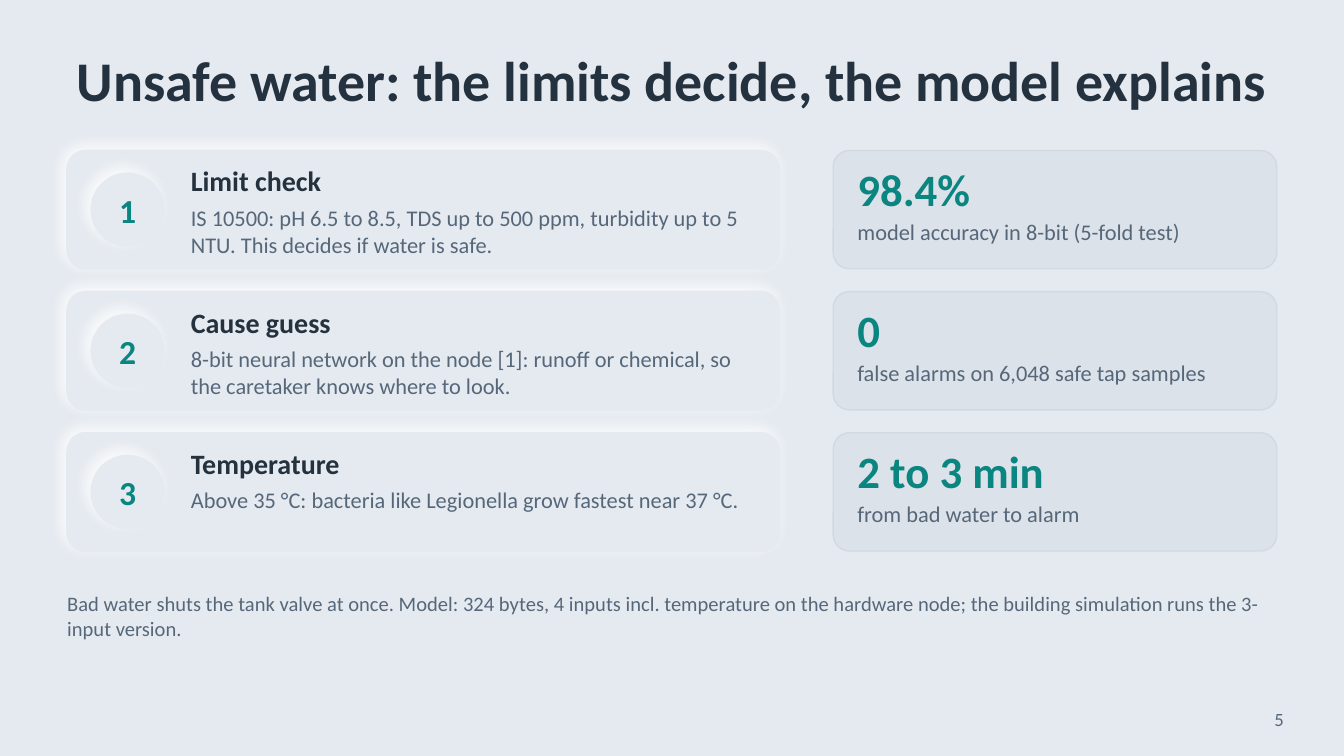
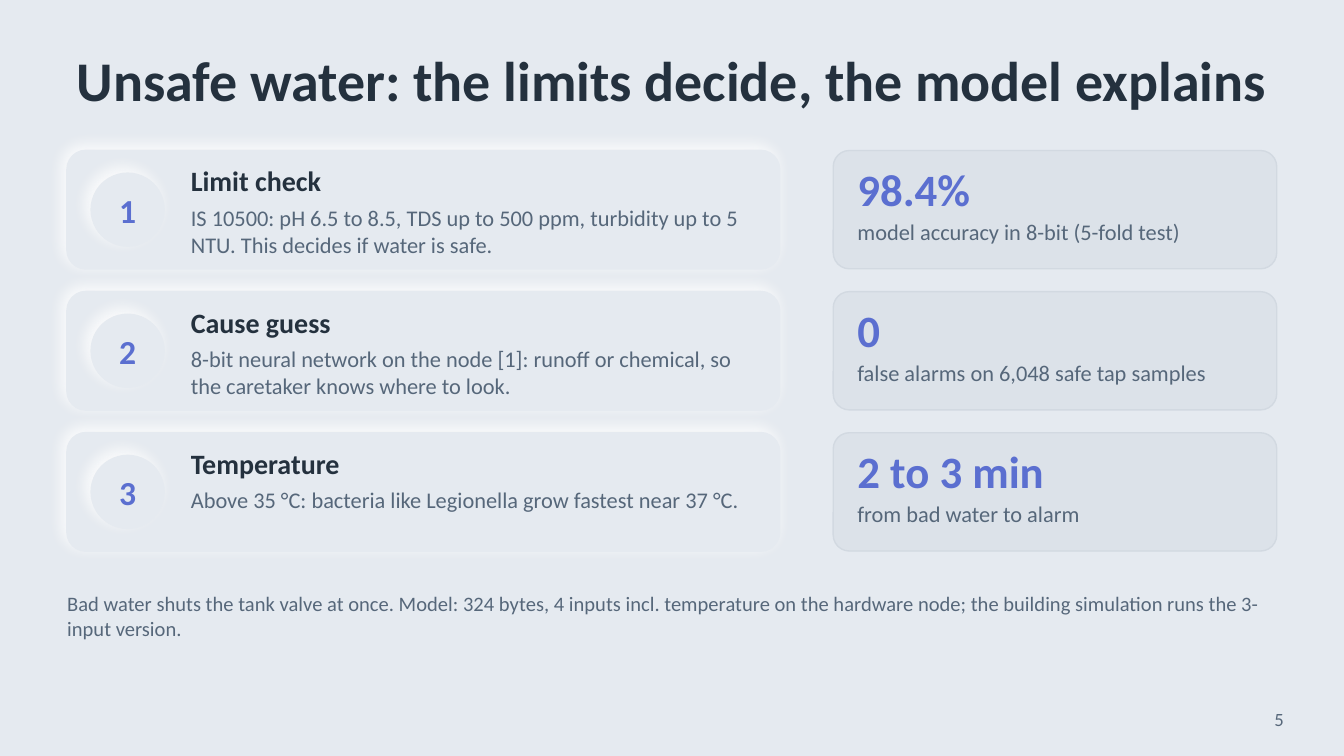
Before and after one commit to riyaa42/aqua_edge, a slide deck: slide 5 of presentation/final/aqua_edge_final.pptx. Drawn at 1344x756 pixels with LibreOffice and Linux fonts; fonts in the diff are those of the drawing. Boxes give left, top, right and bottom in pixels: in the first picture for what was removed or moved away, otherwise in the second. Text is boxed around its words. In the diff, an @@ line names an element or a change of style, - is before the commit and + after.

Commit message:
Final review deck: each topic has its own colour (unsafe water indigo, leaks teal, abnormal use amber, alarms coral); same deck added in neobrutalism style

```diff
--- a/presentation/final/aqua_edge_final.pptx
+++ b/presentation/final/aqua_edge_final.pptx
@@ text colour #0B8580 to #5B6FD0 in 6 elements at (x1=119, y1=201, x2=136, y2=223), (x1=119, y1=342, x2=136, y2=364), (x1=119, y1=483, x2=136, y2=505), (x1=857, y1=175, x2=970, y2=207), (x1=857, y1=317, x2=880, y2=347), (x1=857, y1=456, x2=1043, y2=488) @@
```
Also in this commit, not shown: 7 other slides changed, 3 other files.
